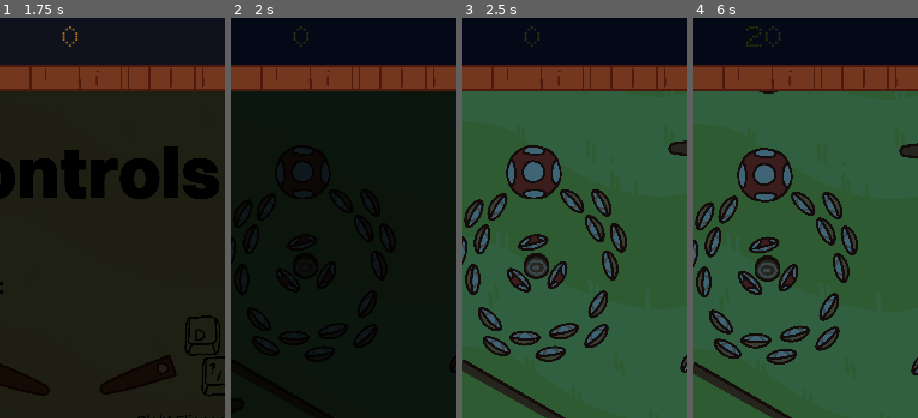
Above: before the commit, frames 1-4 (left to right).
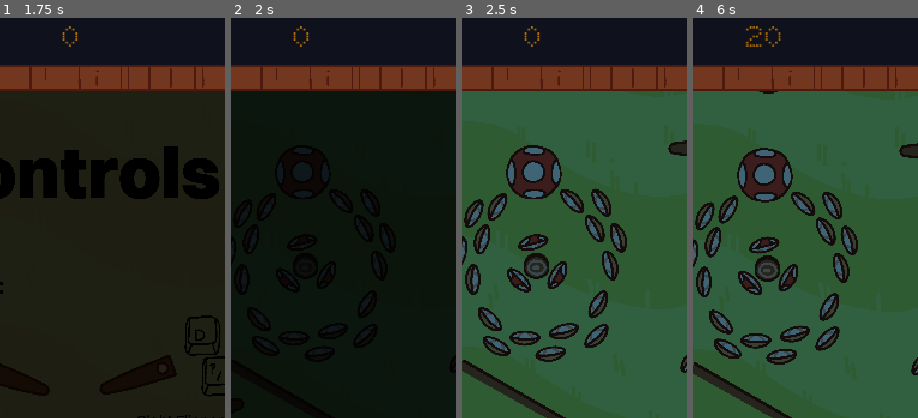
Above: after the commit, the same moments.

Repository: Lilacqualia/gjtnp-gjenp
Game: Godot game, scene res://scenes/conductor.tscn
Two runs of this game, one before a commit and one after it. Both use one fixed random seed, a clock stepped at 60 frames per second and the inputs below.
Inputs:
- Up to frame 1 (1.75 s): tap Enter at 0.5 s; hold D (Right Flipper) 0.53-1.28 s; hold Space (Start Game) 0.53-1.28 s; hold A (Left Flipper) from 1.28 s (still down); tap Space (Start Game) at 1.35 s
- Up to frame 2 (2 s): keep holding A (Left Flipper)
- Up to frame 3 (2.5 s): release A (Left Flipper) at 2.03 s; hold D (Right Flipper) from 2.03 s (still down); hold Space (Start Game) from 2.03 s (still down)
- Up to frame 4 (6 s): release Space (Start Game) at 2.78 s; tap Space (Start Game) at 2.85, 3.5, 4.35, 5.85 s; release D (Right Flipper) at 3.53 s; hold Space (Start Game) 3.53-4.28 s; hold A (Left Flipper) 3.53-5.78 s; hold Space (Start Game) 5.03-5.78 s; hold D (Right Flipper) from 5.78 s (still down)
The pictures show only the part of the screen within x 34-84%, y 4-54%; the shares and areas given below are measured in that part.

Frame 1 is identical in both runs. In frame 2, 0.1% of the frame differs, in the area x 27-35%, y 2-8%; in frame 3, 0.1%; in frame 4, 0.3%, in the area x 23-40%, y 2-8%.

Commit message:
Fixed score getting night effect applied.

Diff:
--- a/src/scenes/conductor.tscn
+++ b/src/scenes/conductor.tscn
@@ -16,7 +16,9 @@
 offset_bottom = 930.0
 mouse_filter = 2
 
-[node name="HudContainer" type="Control" parent="." unique_id=1620154408]
+[node name="HudLayer" type="CanvasLayer" parent="." unique_id=682314213]
+
+[node name="HudContainer" type="Control" parent="HudLayer" unique_id=1620154408]
 z_index = 1
 layout_mode = 3
 anchors_preset = 0
--- a/src/scripts/conductor.gd
+++ b/src/scripts/conductor.gd
@@ -19,7 +19,7 @@
 # Called when the node enters the scene tree for the first time.
 func _ready() -> void:
 	current_hud = ScoreDisplayHud.instantiate()
-	$HudContainer.add_child(current_hud)
+	$HudLayer/HudContainer.add_child(current_hud)
 	current_scene = TitleScreen.instantiate()
 	current_scene.connect("go_to_scene", _on_go_to_scene)
 	current_scene.connect("update_message", _on_update_message)
